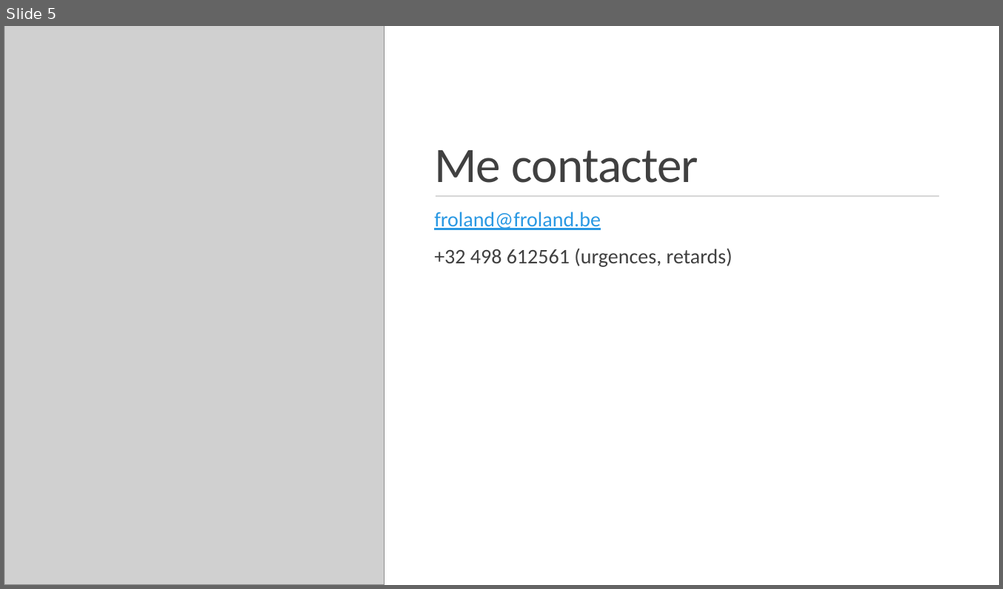
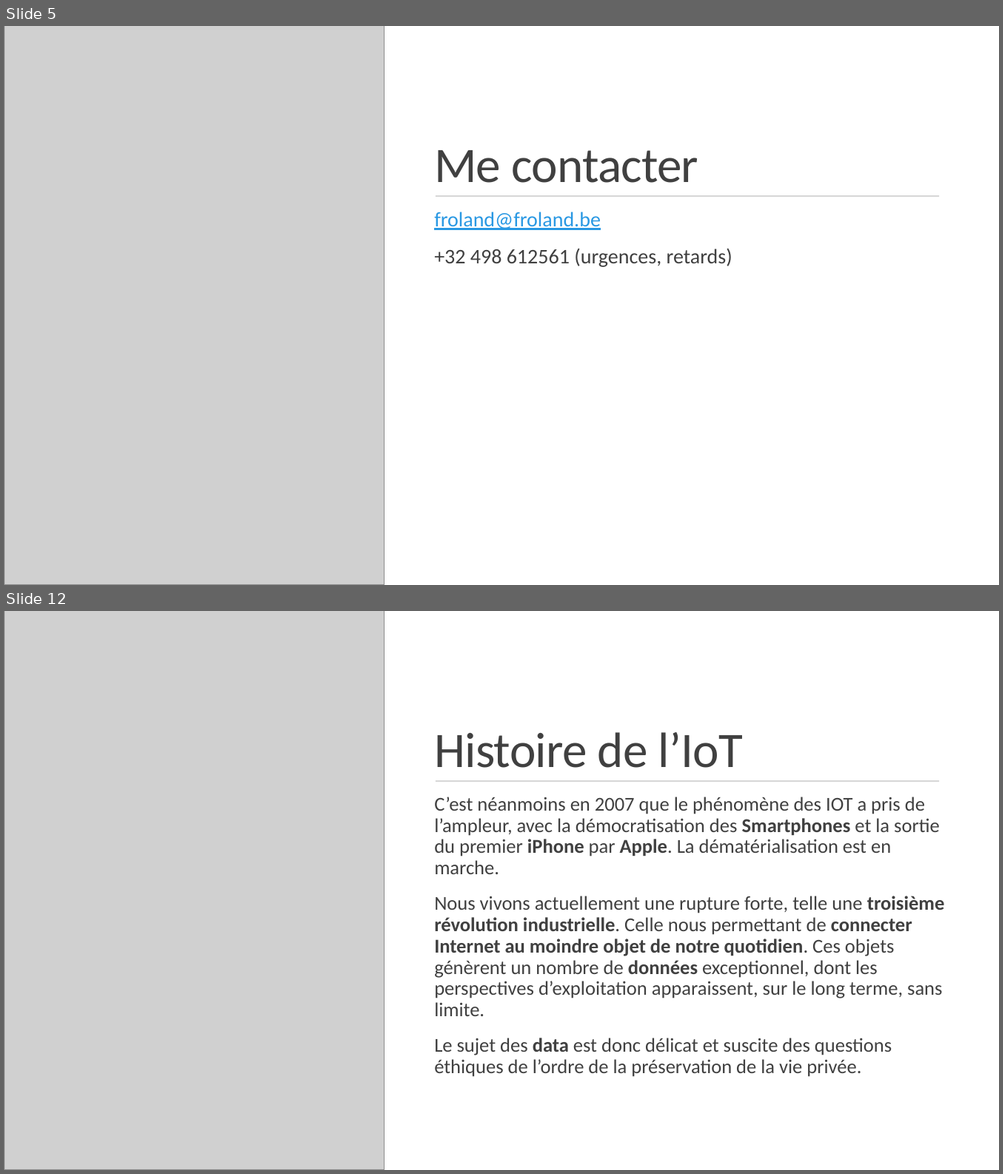
Before and after one commit to froland/cursus-iot-3days, a slide deck: Objets connectés.pptx. Shown one above the other, each under a label of ours: slide 5 before the commit, slides 5 and 12 after it; the slides between them are not shown. The pictures are 1003x589 and 1003x1174 pixels, drawn with LibreOffice and Linux fonts; fonts in the diff are those of the drawing; grey boxes stand for pictures. Boxes give left, top, right and bottom in pixels: in the first picture for what was removed or moved away, otherwise in the second. Text is boxed around its words. In the diff, an @@ line names an element or a change of style, - is before the commit and + after.

```diff
--- a/Objets connectés.pptx
+++ b/Objets connectés.pptx
@@ slide 12 added at (4,611,999,1170), background #FFFFFF; not listed: 2 template elements that a slide beside it also shows @@
@@ rectangle added at (4,611,999,1170), fill #FFFFFF @@
@@ rectangle added at (4,611,999,1128), fill #FFFFFF @@
@@ picture added at (4,611,384,1170) @@
@@ title added at (434,732,742,768), 48 pt, text #404040 @@
+Histoire de l’IoT
@@ line added from (435, 781) to (939, 781), #808080 0.5 pt @@
@@ text added at (434,797,945,1077), 19 pt, text #404040 @@
+  C’est néanmoins en 2007 que le phénomène des IOT a pris de l’ampleur, avec la démocratisation des Smartphones et la sortie du premier iPhone par Apple. La dématérialisation est en marche.
+  Nous vivons actuellement une rupture forte, telle une troisième révolution industrielle. Celle nous permettant de connecter Internet au moindre objet de notre quotidien. Ces objets génèrent un nombre de données exceptionnel, dont les perspectives d’exploitation apparaissent, sur le long terme, sans limite.
+  Le sujet des data est donc délicat et suscite des questions éthiques de l’ordre de la préservation de la vie privée.
```
Also in this commit, not shown: 1 slide changed, 16 other slides added, 2 other files.
